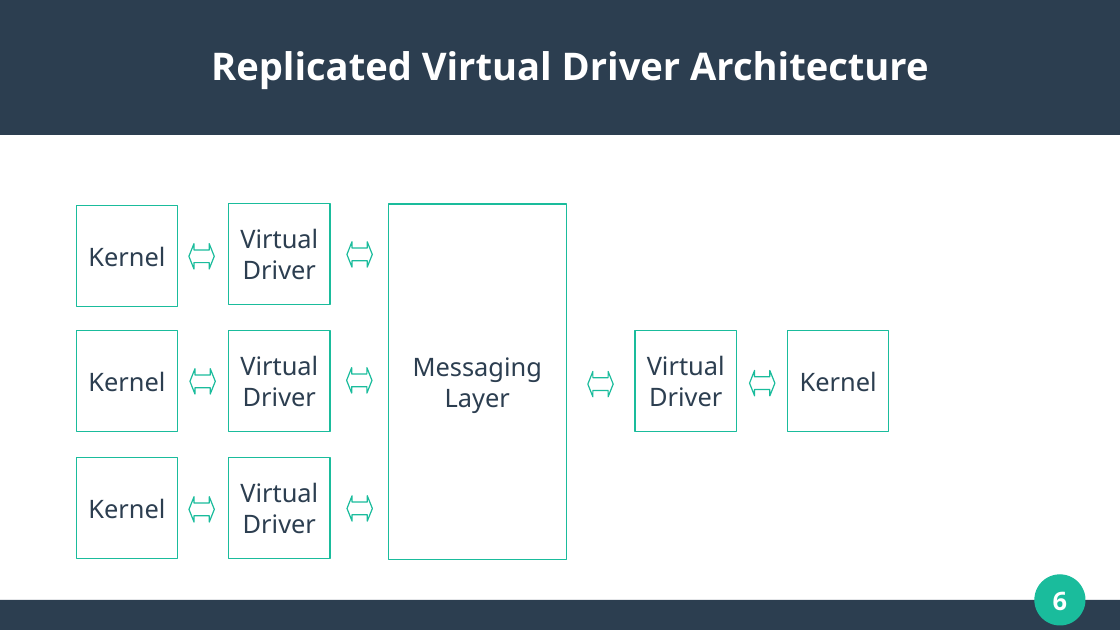
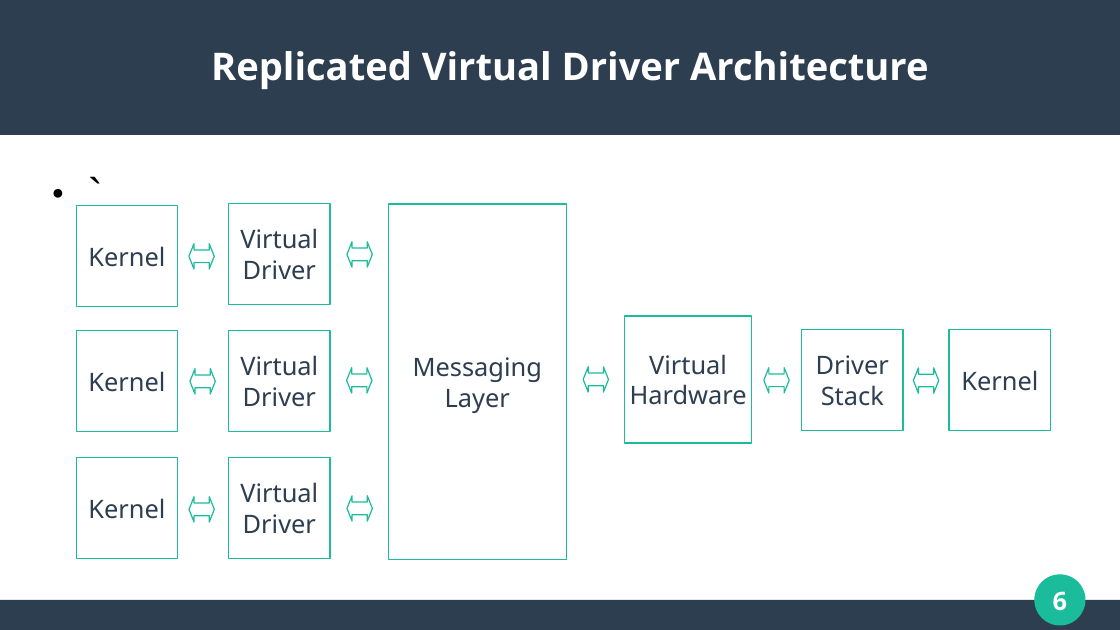
Before and after one commit to WaveArch/Wave, a slide deck: slide 6 of Replicated.pptx. Drawn at 1120x630 pixels with LibreOffice and Linux fonts; fonts in the diff are those of the drawing. Boxes give left, top, right and bottom in pixels: in the first picture for what was removed or moved away, otherwise in the second. Text is boxed around its words. In the diff, an @@ line names an element or a change of style, - is before the commit and + after.

Commit message:
Updated PowerPoint

```diff
--- a/Replicated.pptx
+++ b/Replicated.pptx
@@ text added at box(40, 165, 1080, 584), 32 pt, text #000000 @@
+● `
@@ rectangle "Virtual Hardware": place and size @@
-rectangle "Virtual Hardware" at box(635, 330, 737, 432)
+rectangle "Virtual Hardware" at box(625, 316, 752, 443)
@@ rectangle added at box(802, 329, 904, 431), fill #FFFFFF, outline #1ABC9C 0.85 pt, 18 pt, text #2C3E50 @@
+Driver
+Stack
@@ rectangle "Kernel": place and size @@
-rectangle "Kernel" at box(788, 330, 889, 432)
+rectangle "Kernel" at box(949, 329, 1051, 431)
@@ text in rectangle at box(630, 354, 747, 405): text changed @@
-Virtual
-Driver
+Virtual
+Hardware
@@ freeform shape: place and size @@
-freeform shape at box(588, 372, 614, 397)
+freeform shape at box(583, 367, 609, 392)
@@ freeform shape: place and size @@
-freeform shape at box(750, 371, 775, 396)
+freeform shape at box(764, 368, 790, 393)
@@ freeform shape added at box(914, 368, 939, 393), fill #FFFFFF, outline #1ABC9C 0.85 pt @@
```
